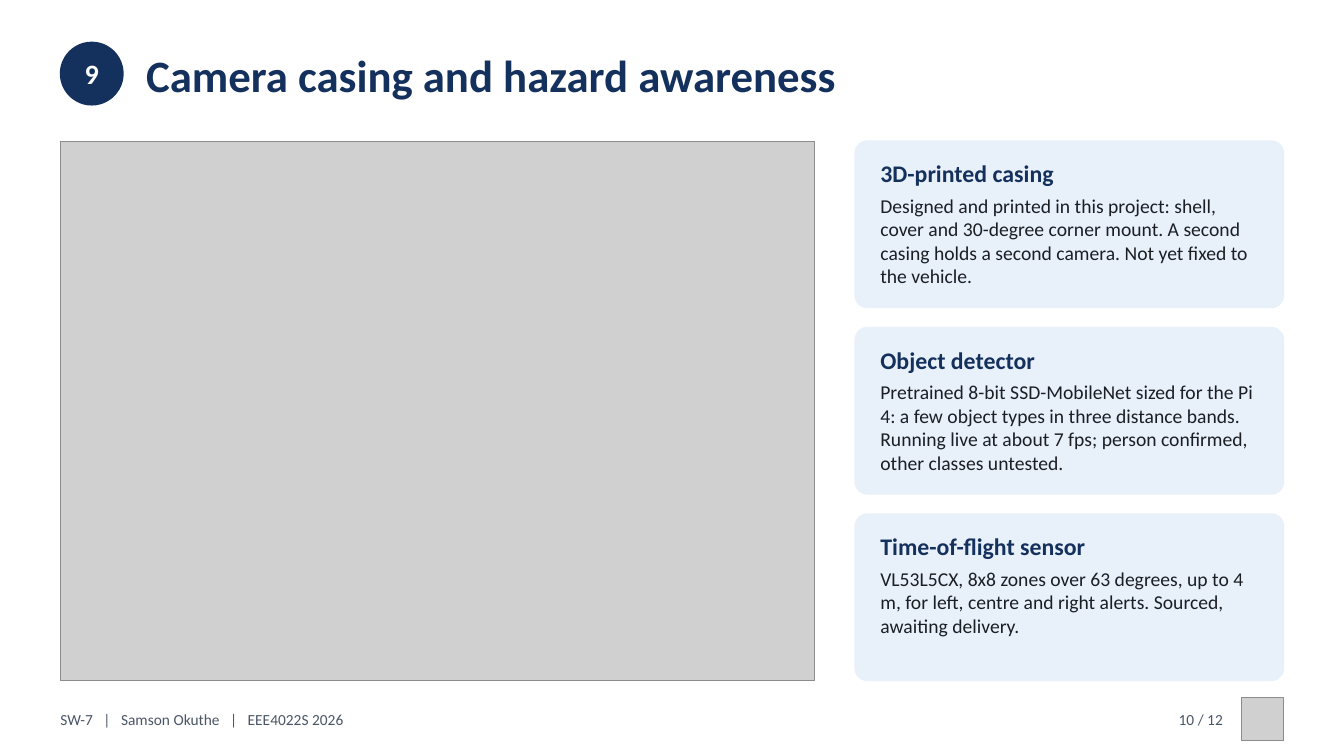
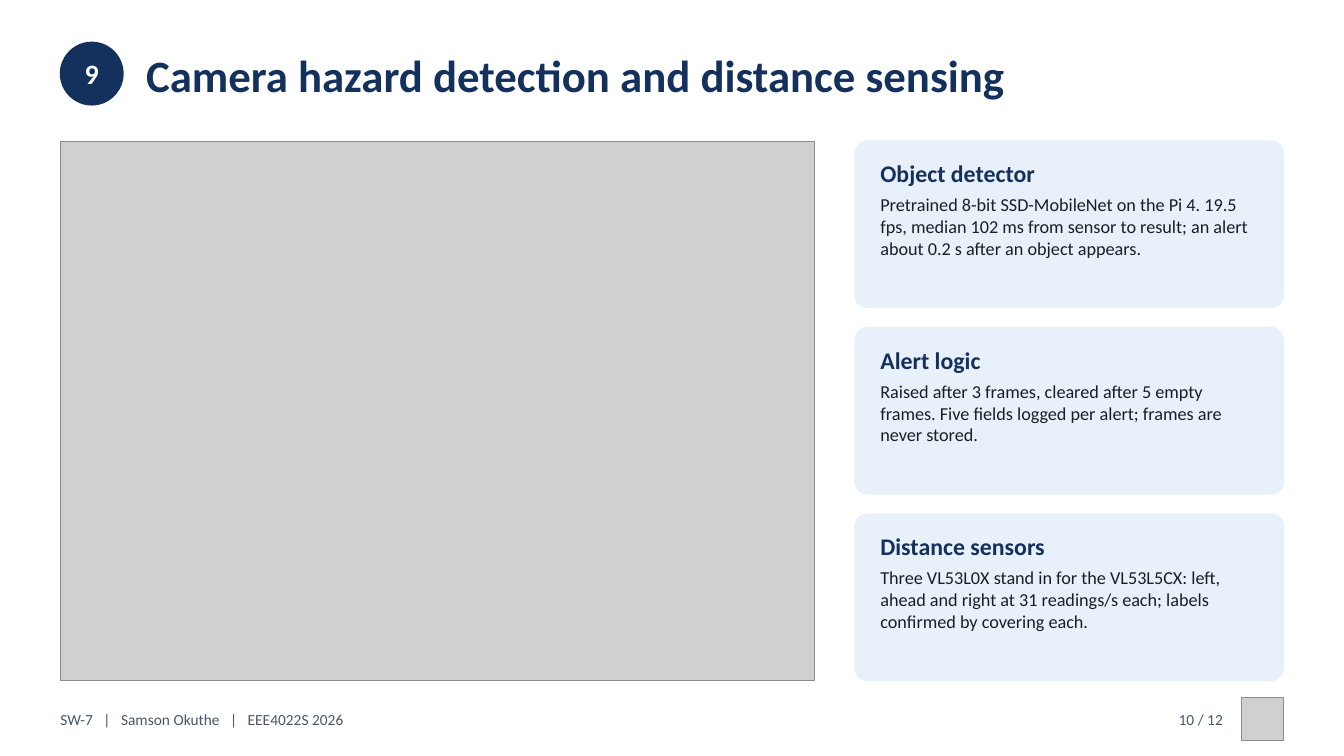
Before and after one commit to 0geder/Tukzie-HPEC-HUD, a slide deck: slide 10 of Presentation/SW7_Final_Presentation.pptx. Drawn at 1344x756 pixels with LibreOffice and Linux fonts; fonts in the diff are those of the drawing; grey boxes stand for pictures. Boxes give left, top, right and bottom in pixels: in the first picture for what was removed or moved away, otherwise in the second. Text is boxed around its words. In the diff, an @@ line names an element or a change of style, - is before the commit and + after.

Commit message:
Deck, poster and talking points updated to 1 Oct results; question preparation; aliasing and RMS limitations in the report

```diff
--- a/Presentation/SW7_Final_Presentation.pptx
+++ b/Presentation/SW7_Final_Presentation.pptx
@@ text at (146, 60, 1005, 100): text changed @@
-Camera casing and hazard awareness
+Camera hazard detection and distance sensing
@@ text at (880, 165, 1035, 186): text changed @@
-3D-printed casing
+Object detector
@@ text at (880, 198, 1247, 258): text changed; size 14 to 13 pt @@
-Designed and printed in this project: shell, cover and 30-degree corner mount. A second casing holds a second camera. Not yet fixed to the vehicle.
+Pretrained 8-bit SSD-MobileNet on the Pi 4. 19.5 fps, median 102 ms from sensor to result; an alert about 0.2 s after an object appears.
@@ text at (880, 352, 981, 373): text changed @@
-Object detector
+Alert logic
@@ text at (880, 385, 1222, 441): text changed; size 14 to 13 pt @@
-Pretrained 8-bit SSD-MobileNet sized for the Pi 4: a few object types in three distance bands. Running live at about 7 fps; person confirmed, other classes untested.
+Raised after 3 frames, cleared after 5 empty frames. Five fields logged per alert; frames are never stored.
@@ text at (880, 538, 1044, 555): text changed @@
-Time-of-flight sensor
+Distance sensors
@@ text at (880, 571, 1220, 631): text changed; size 14 to 13 pt @@
-VL53L5CX, 8x8 zones over 63 degrees, up to 4 m, for left, centre and right alerts. Sourced, awaiting delivery.
+Three VL53L0X stand in for the VL53L5CX: left, ahead and right at 31 readings/s each; labels confirmed by covering each.
```
Also in this commit, not shown: 5 other slides changed, 3 slides added, 3 slides removed, 10 other files.
